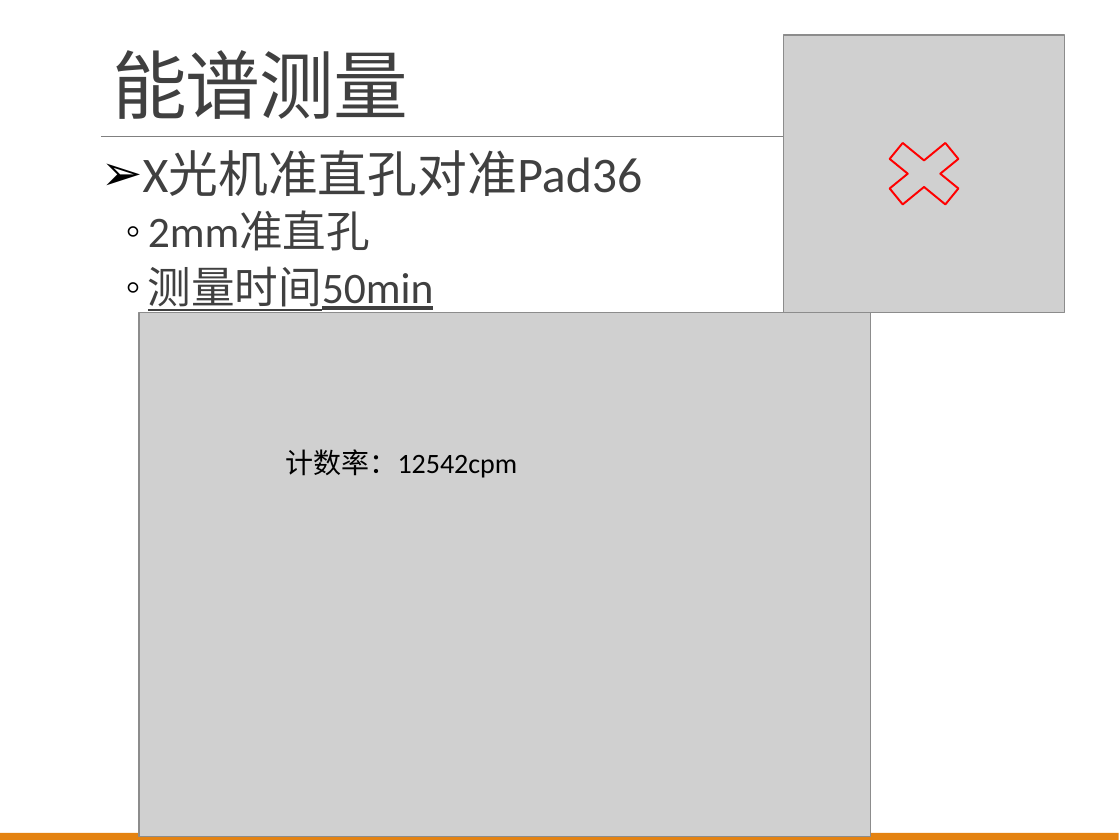
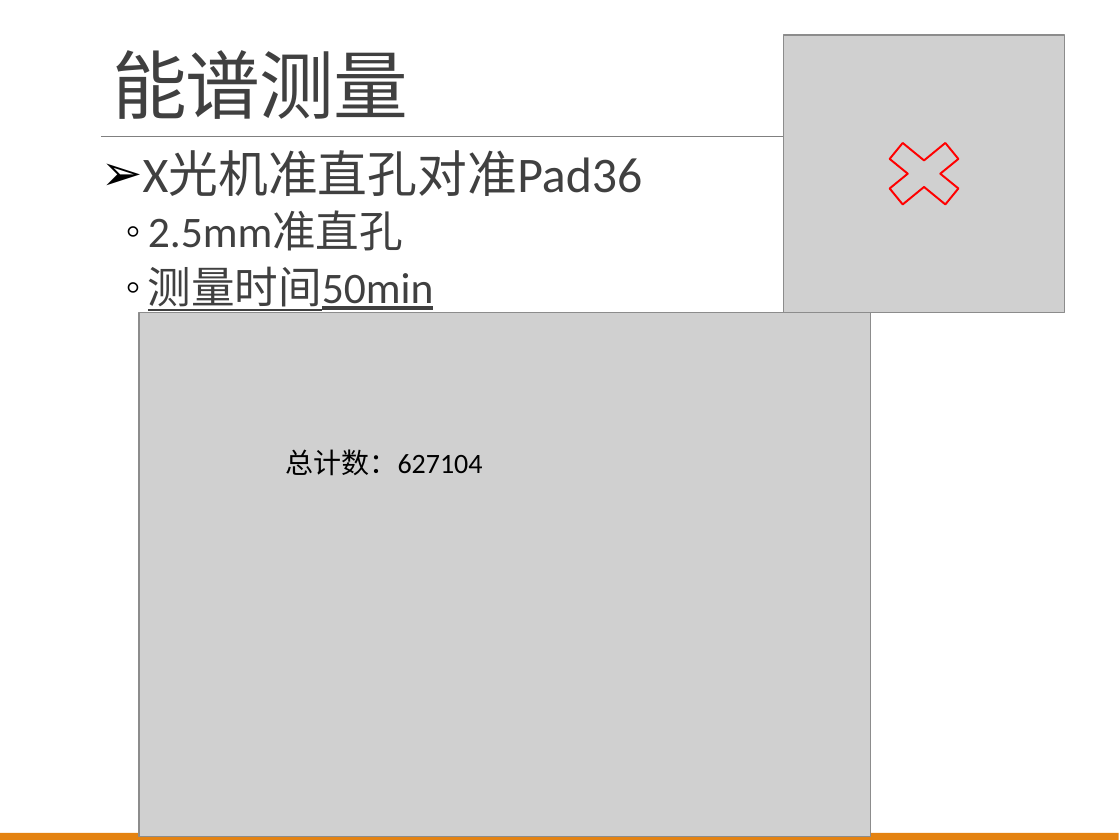
Before and after one commit to wyu0725/SDHCAL_DAQ, a slide deck: slide 8 of Slides/SDHCAL_Report_20170621.pptx. Drawn at 1120x840 pixels with LibreOffice and Linux fonts; fonts in the diff are those of the drawing; grey boxes stand for pictures. Boxes give left, top, right and bottom in pixels: in the first picture for what was removed or moved away, otherwise in the second. Text is boxed around its words. In the diff, an @@ line names an element or a change of style, - is before the commit and + after.

```diff
--- a/Slides/SDHCAL_Report_20170621.pptx
+++ b/Slides/SDHCAL_Report_20170621.pptx
@@ text at bbox=[148, 211, 403, 251]: text changed @@
-  ◦ 2mm准直孔
+  ◦ 2.5mm准直孔
@@ text at bbox=[286, 449, 483, 476]: text changed @@
-计数率：12542cpm
+总计数：627104
```
Also in this commit, not shown: 6 other slides changed, 1 slide added.
